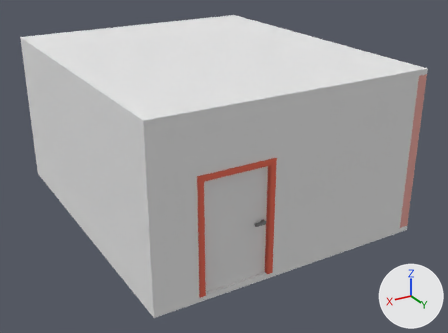
One commit to the Blender file Assets/Models/office.blend: the scene before it, then after it.
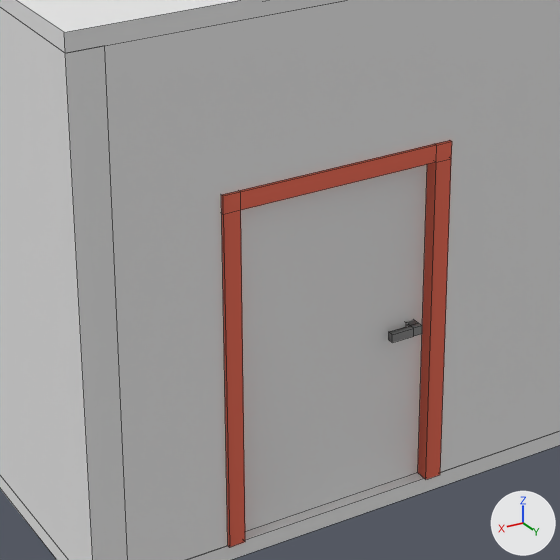
There are two pictures of each version: one whole from a 50 mm camera at (5.82, 10.5, 5.81) aimed at (-0.19, 0.48, 0.8), one close up on the part from 27% to 70% of the width and 33% to 91% of the height. The lights are fixed; the arrows at lower right show +X, +Y and +Z. The close-ups show mesh edges as thin lines.

Names of what the first close-up shows: 'Ceiling', 'Door', 'Floor', 'WallE', 'WallN'.
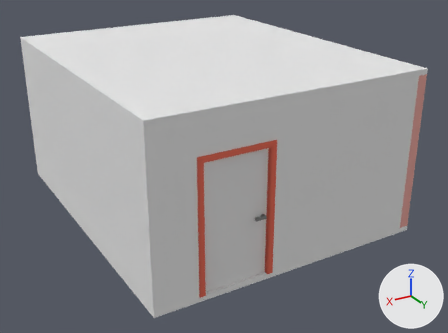
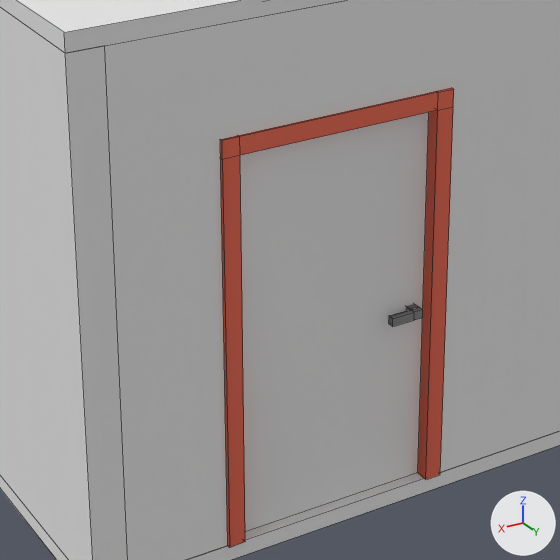
Commit message: Make the office door taller

Pixel boxes (x1, y1, x2, y2) of what changed, in the close-ups (560 x 560 px; the box of a moved part takes in the faces that stretch with it):
'Door', reshaped (13% taller)
    before: (221, 140, 452, 548)
    after: (220, 88, 454, 548)
part 1 of me_cube_006, moved or reshaped
    before: (221, 140, 452, 488)
    after: (220, 88, 454, 488)
part 2 of me_cube_006, moved or reshaped
    before: (389, 320, 422, 343)
    after: (389, 304, 423, 327)
part 3 of me_cube_003, moved or reshaped
    both: (216, 84, 457, 313)

What changed in the scene script:
```text
Change me_cube_006:
    where me_cube_006.from_pydata(...)  # 60 vertices, 56 faces; spans x -1.17..1.17, y -1.0..1.0, z -1.0..1.1
    used by ob_door; location = (1.2, 3.1, 1.0); scale = (0.6, 0.12, 1.0)
    me_cube_006 part 1: the loose piece of 32 vertices spanning x -1.17..1.17, y -1.0..1.0, z -1.0..1.1 is scaled about its middle by (1, 1, 1.15), then moved by (0.0, 0.0, 0.15)
    me_cube_006 part 2: the loose piece of 28 vertices spanning x -0.9..-0.57, y -1.0..1.0, z -0.03..0.03 is moved by (0.0, 0.0, 0.1)
Change me_cube_003:
    where me_cube_003.from_pydata(...)  # 16 vertices, 10 faces; spans x -1.0..1.0, y -1.0..1.0, z -1.0..1.0
    used by ob_walln; location = (0.0, 3.1, 1.5); rotation_euler = (0.0, 0.0, 1.571), in degrees (0, 0, 90); scale = (0.1, 2.5, 1.5)
    before: 5 (-1.0, -0.2, 0.4), 6 (-1.0, -0.76, 0.4), 14 (1.0, -0.76, 0.4) at pixel (221, 194), 15 (1.0, -0.2, 0.4) at pixel (449, 140)
    me_cube_003 part 3
    add for i in [5, 6, 14, 15]: me_cube_003.vertices[i].co += Vector((0.0, 0.0, 0.2))
```
